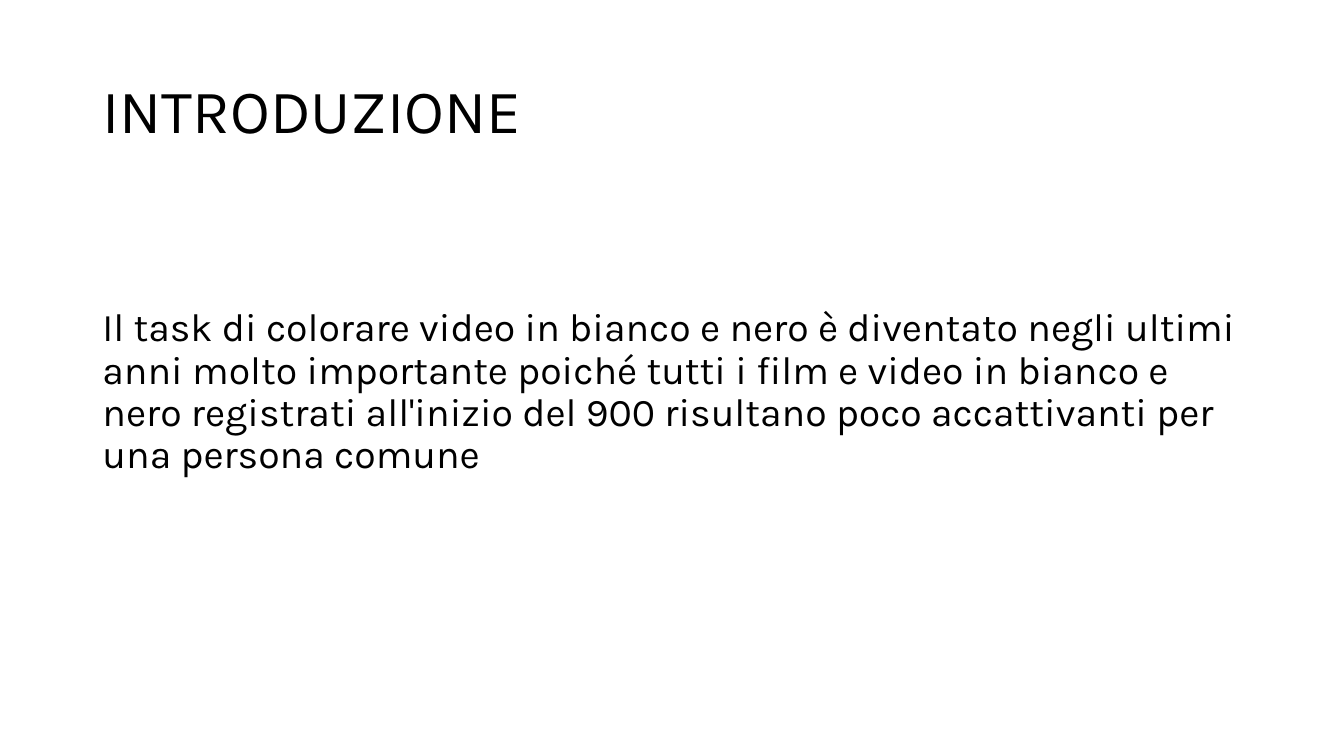
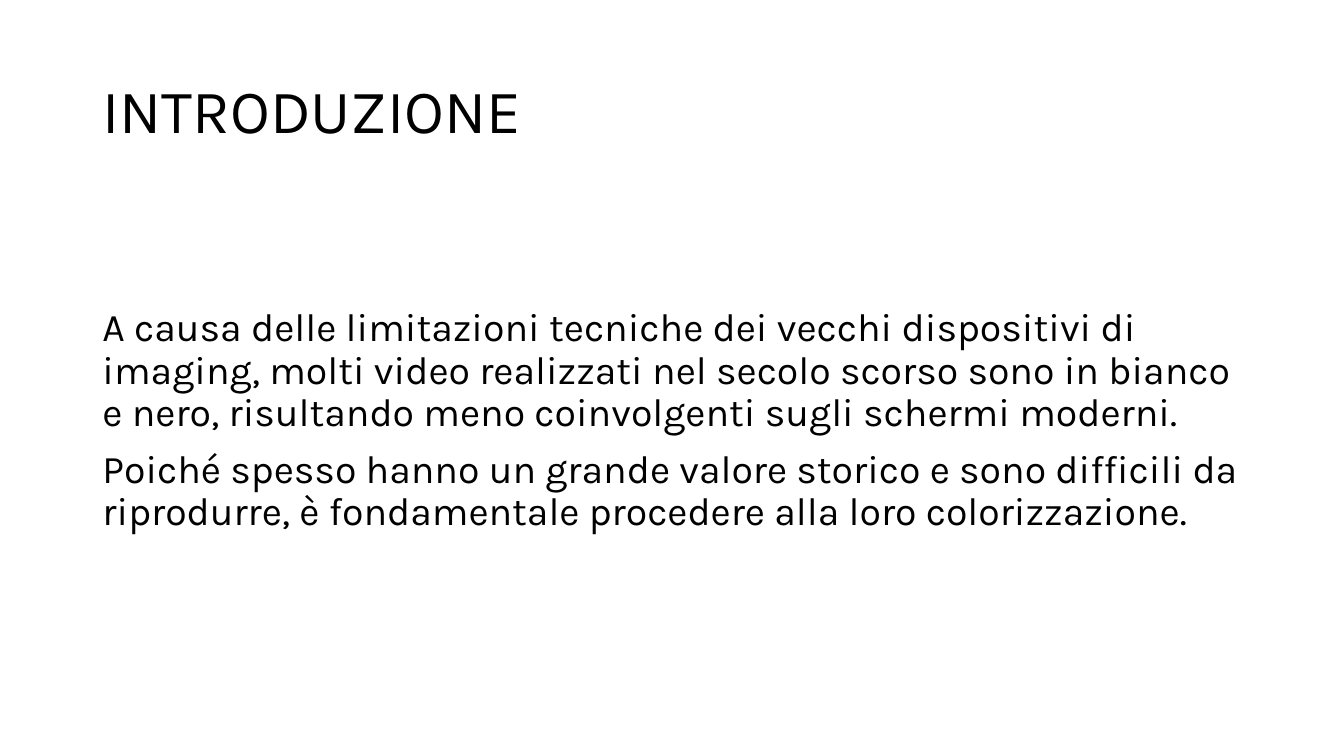
Before and after one commit to GiuseppeSpathis/colormnet, a slide deck: slide 2 of fileEsame/presentation.pptx. Drawn at 1344x756 pixels with LibreOffice and Linux fonts; fonts in the diff are those of the drawing. Boxes give left, top, right and bottom in pixels: in the first picture for what was removed or moved away, otherwise in the second. Text is boxed around its words. In the diff, an @@ line names an element or a change of style, - is before the commit and + after.

```diff
--- a/fileEsame/presentation.pptx
+++ b/fileEsame/presentation.pptx
@@ text at (102, 314, 1238, 535): text changed @@
-Il task di colorare video in bianco e nero è diventato negli ultimi anni molto importante poiché tutti i film e video in bianco e nero registrati all'inizio del 900 risultano poco accattivanti per una persona comune
+A causa delle limitazioni tecniche dei vecchi dispositivi di imaging, molti video realizzati nel secolo scorso sono in bianco e nero, risultando meno coinvolgenti sugli schermi moderni.
+Poiché spesso hanno un grande valore storico e sono difficili da riprodurre, è fondamentale procedere alla loro colorizzazione.
```
Also in this commit, not shown: 2 other slides changed, 6 other files.
